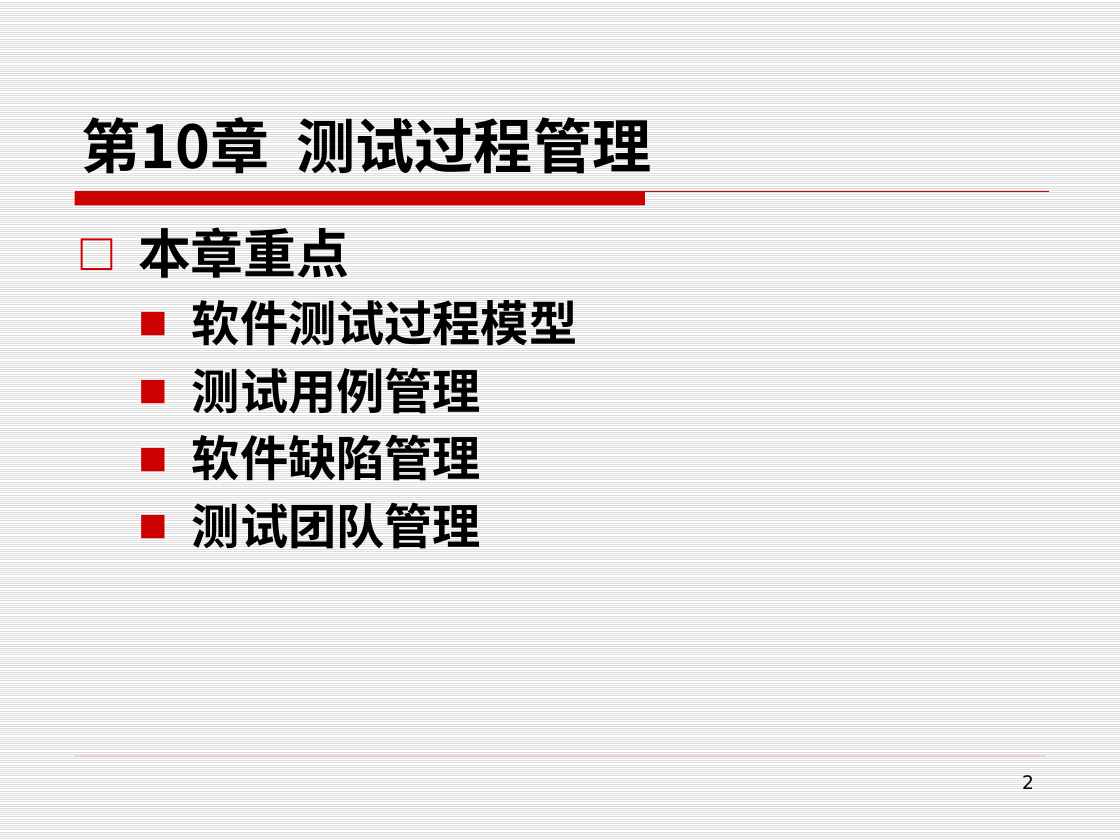
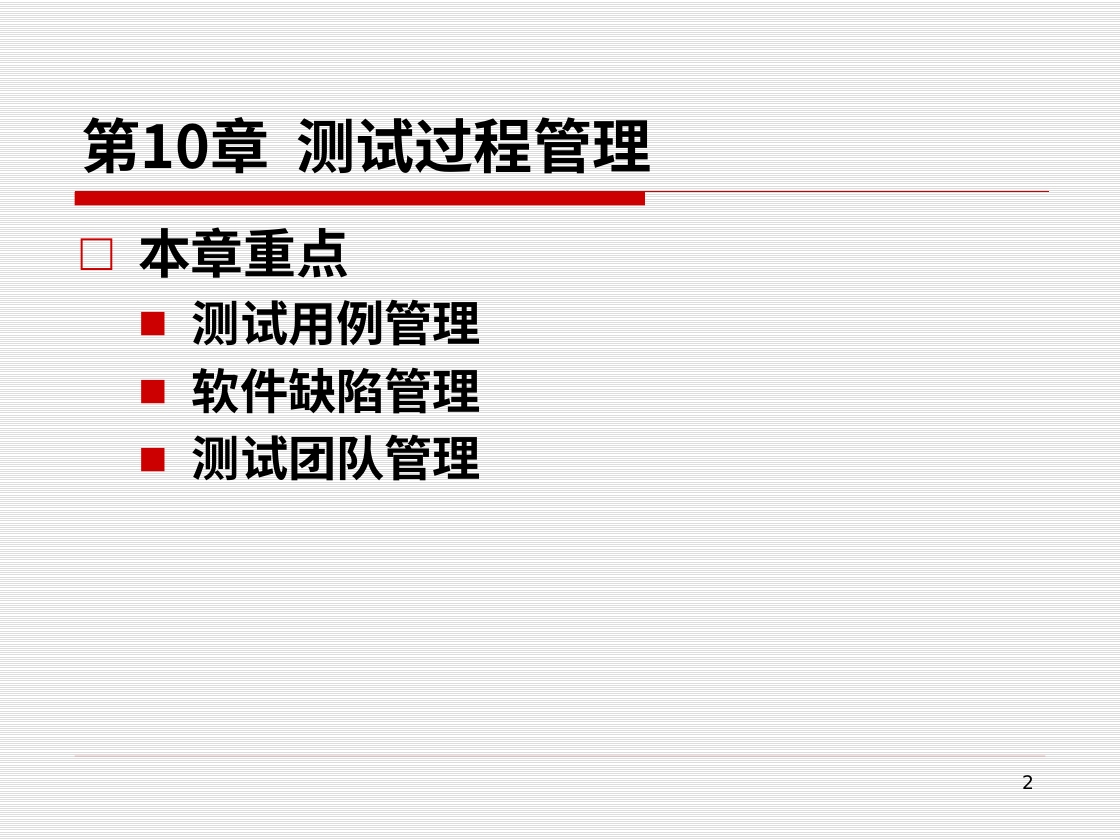
Before and after one commit to edu2act/course-foundation-software-tesing, a slide deck: slide 2 of PPT/第三部分 软件测试应用/10.3 测试过程管理.pptx. Drawn at 1120x840 pixels with LibreOffice and Linux fonts; fonts in the diff are those of the drawing. Boxes give left, top, right and bottom in pixels: in the first picture for what was removed or moved away, otherwise in the second. Text is boxed around its words. In the diff, an @@ line names an element or a change of style, - is before the commit and + after.

Commit message:
测试PPT

```diff
--- a/PPT/第三部分 软件测试应用/10.3 测试过程管理.pptx
+++ b/PPT/第三部分 软件测试应用/10.3 测试过程管理.pptx
@@ text at (192, 300, 578, 346): paragraph removed @@
-  ■ 软件测试过程模型
```
Also in this commit, not shown: 4 other slides changed, 13 slides removed, 18 other files.
